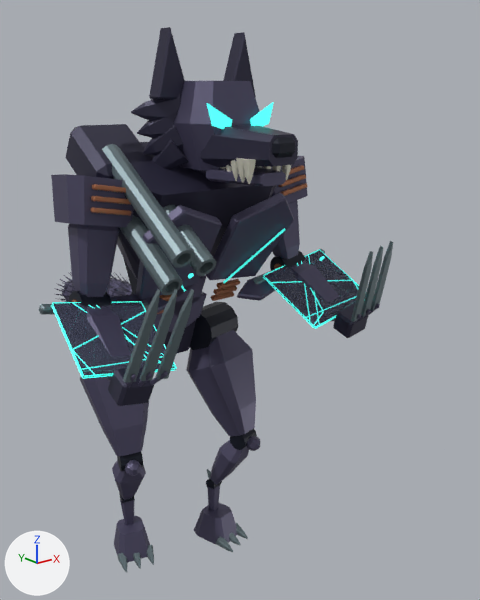
What one commit did to the Blender file out/combat_reference/m05/m05.blend.
One viewpoint serves both versions: a 50 mm camera at (-3.51, -5.77, 4.98) aimed at (0.41, -0.88, 3.02). The lights are fixed; the arrows at lower left show +X, +Y and +Z. The older version comes first.

The first picture shows 'Angular canine skull', 'Back right folded three barrel receiver', 'Continuous tapered limb armor.002', 'Femur anatomical armor', 'Femur anatomical armor.001', 'Independent shoulder cap.001', 'Long canine rib armor', 'Long wolf muzzle', 'Retractable triple knuckle blade', 'Retractable triple knuckle blade.001', 'Retractable triple knuckle blade.002', 'Retractable triple knuckle blade.003', 'Retractable triple knuckle blade.004', 'Retractable triple knuckle blade.005', 'Right triple electromagnetic barrel.001', 'Shared flying squirrel patagium cell.006', 'Split tapered pectoral armor', 'Split tapered pectoral armor.001', 'Weapon muzzle energy aperture', 'Weapon muzzle energy aperture.001' and 94 more.
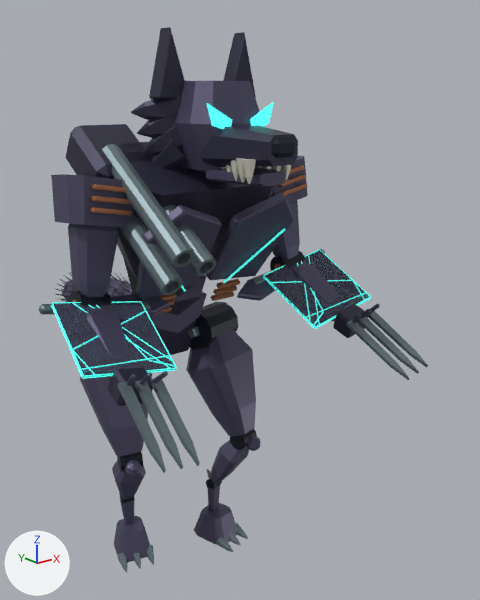
Where the newer file only moved an object's origin or applied its transform, the numbers keep the older frame.

Where the change shows, as pixel boxes [x1, y1, x2, y2] in the pictures (480 x 600 px):
'Retractable triple knuckle blade.003', moved, turned
    before: [123, 289, 160, 383]
    after: [117, 382, 166, 473]
'Retractable triple knuckle blade.004', moved, turned
    before: [140, 289, 177, 381]
    after: [135, 380, 183, 469]
'Retractable triple knuckle blade.005', moved, turned
    before: [156, 289, 194, 379]
    after: [151, 379, 200, 466]
'Retractable triple knuckle blade', moved, turned
    before: [351, 251, 373, 322]
    after: [346, 319, 409, 380]
'Retractable triple knuckle blade.001', moved, turned
    before: [361, 246, 383, 317]
    after: [357, 316, 419, 374]
'Retractable triple knuckle blade.002', moved, turned
    before: [370, 241, 393, 311]
    after: [368, 311, 428, 368]
'Pelvic load socket bridge', added
    after: [188, 326, 200, 338]
'Weapon muzzle energy aperture', deleted
    before: [188, 273, 194, 278]
'Weapon muzzle energy aperture.001', deleted
    before: [319, 256, 324, 261]

Patch to the scene script:
```diff
--- a/out/combat_reference/m05/m05.blend.py
+++ b/out/combat_reference/m05/m05.blend.py
@@ ob_retractable_triple_knuckle_blade @@
 ob_retractable_triple_knuckle_blade = bpy.data.objects.new('Retractable triple knuckle blade', me_retractable_triple_knuckle_blade)
-ob_retractable_triple_knuckle_blade.parent = ob_wrist_l
-ob_retractable_triple_knuckle_blade.location = (-0.14, -0.22, -0.22)
-ob_retractable_triple_knuckle_blade.rotation_euler = (1.571, 0.0, 0.0)  # degrees (90, 0, 0)
+ob_retractable_triple_knuckle_blade.parent = ob_elbow_l
+ob_retractable_triple_knuckle_blade.location = (-0.14, -0.18, -0.98)
+ob_retractable_triple_knuckle_blade.rotation_euler = (0.0, -3.142, 0.0)  # degrees (0, -180, 0)
@@ ob_retractable_triple_knuckle_blade_001 @@
 ob_retractable_triple_knuckle_blade_001 = bpy.data.objects.new('Retractable triple knuckle blade.001', me_retractable_triple_knuckle_blade_001)
-ob_retractable_triple_knuckle_blade_001.parent = ob_wrist_l
-ob_retractable_triple_knuckle_blade_001.location = (0.0, -0.22, -0.22)
-ob_retractable_triple_knuckle_blade_001.rotation_euler = (1.571, 0.0, 0.0)  # degrees (90, 0, 0)
+ob_retractable_triple_knuckle_blade_001.parent = ob_elbow_l
+ob_retractable_triple_knuckle_blade_001.location = (0.0, -0.18, -0.98)
+ob_retractable_triple_knuckle_blade_001.rotation_euler = (0.0, -3.142, 0.0)  # degrees (0, -180, 0)
@@ ob_retractable_triple_knuckle_blade_002 @@
 ob_retractable_triple_knuckle_blade_002 = bpy.data.objects.new('Retractable triple knuckle blade.002', me_retractable_triple_knuckle_blade_002)
-ob_retractable_triple_knuckle_blade_002.parent = ob_wrist_l
-ob_retractable_triple_knuckle_blade_002.location = (0.14, -0.22, -0.22)
-ob_retractable_triple_knuckle_blade_002.rotation_euler = (1.571, 0.0, 0.0)  # degrees (90, 0, 0)
+ob_retractable_triple_knuckle_blade_002.parent = ob_elbow_l
+ob_retractable_triple_knuckle_blade_002.location = (0.14, -0.18, -0.98)
+ob_retractable_triple_knuckle_blade_002.rotation_euler = (0.0, -3.142, 0.0)  # degrees (0, -180, 0)
@@ ob_retractable_triple_knuckle_blade_003 @@
 ob_retractable_triple_knuckle_blade_003 = bpy.data.objects.new('Retractable triple knuckle blade.003', me_retractable_triple_knuckle_blade_003)
-ob_retractable_triple_knuckle_blade_003.parent = ob_wrist_r
-ob_retractable_triple_knuckle_blade_003.location = (-0.14, -0.22, -0.22)
-ob_retractable_triple_knuckle_blade_003.rotation_euler = (1.571, 0.0, 0.0)  # degrees (90, 0, 0)
+ob_retractable_triple_knuckle_blade_003.parent = ob_elbow_r
+ob_retractable_triple_knuckle_blade_003.location = (-0.14, -0.18, -0.98)
+ob_retractable_triple_knuckle_blade_003.rotation_euler = (0.0, -3.142, 0.0)  # degrees (0, -180, 0)
@@ ob_retractable_triple_knuckle_blade_004 @@
 ob_retractable_triple_knuckle_blade_004 = bpy.data.objects.new('Retractable triple knuckle blade.004', me_retractable_triple_knuckle_blade_004)
-ob_retractable_triple_knuckle_blade_004.parent = ob_wrist_r
-ob_retractable_triple_knuckle_blade_004.location = (0.0, -0.22, -0.22)
-ob_retractable_triple_knuckle_blade_004.rotation_euler = (1.571, 0.0, 0.0)  # degrees (90, 0, 0)
+ob_retractable_triple_knuckle_blade_004.parent = ob_elbow_r
+ob_retractable_triple_knuckle_blade_004.location = (0.0, -0.18, -0.98)
+ob_retractable_triple_knuckle_blade_004.rotation_euler = (0.0, -3.142, 0.0)  # degrees (0, -180, 0)
@@ ob_retractable_triple_knuckle_blade_005 @@
 ob_retractable_triple_knuckle_blade_005 = bpy.data.objects.new('Retractable triple knuckle blade.005', me_retractable_triple_knuckle_blade_005)
-ob_retractable_triple_knuckle_blade_005.parent = ob_wrist_r
-ob_retractable_triple_knuckle_blade_005.location = (0.14, -0.22, -0.22)
-ob_retractable_triple_knuckle_blade_005.rotation_euler = (1.571, 0.0, 0.0)  # degrees (90, 0, 0)
+ob_retractable_triple_knuckle_blade_005.parent = ob_elbow_r
+ob_retractable_triple_knuckle_blade_005.location = (0.14, -0.18, -0.98)
+ob_retractable_triple_knuckle_blade_005.rotation_euler = (0.0, -3.142, 0.0)  # degrees (0, -180, 0)
@@ ob_weapon_muzzle_energy_aperture @@
-ob_weapon_muzzle_energy_aperture = bpy.data.objects.new('Weapon muzzle energy aperture', me_weapon_muzzle_energy_aperture)
@@ ob_weapon_muzzle_energy_aperture_001 @@
-ob_weapon_muzzle_energy_aperture_001 = bpy.data.objects.new('Weapon muzzle energy aperture.001', me_weapon_muzzle_energy_aperture_001)
@@ ob_pelvic_load_socket_bridge @@
+ob_pelvic_load_socket_bridge = bpy.data.objects.new('Pelvic load socket bridge', me_pelvic_load_socket_bridge)  # a box spanning x -0.051..0.051, y -0.156..0.156, z -0.051..0.051; in mat_steel (grey #718186); modifiers BEVEL
+ob_pelvic_load_socket_bridge.parent = ob_hip_l
+ob_pelvic_load_socket_bridge.location = (-0.156, 0.0, 0.0)
+ob_pelvic_load_socket_bridge.rotation_euler = (0.0, 0.0, 1.571)  # degrees (0, 0, 90)
```
